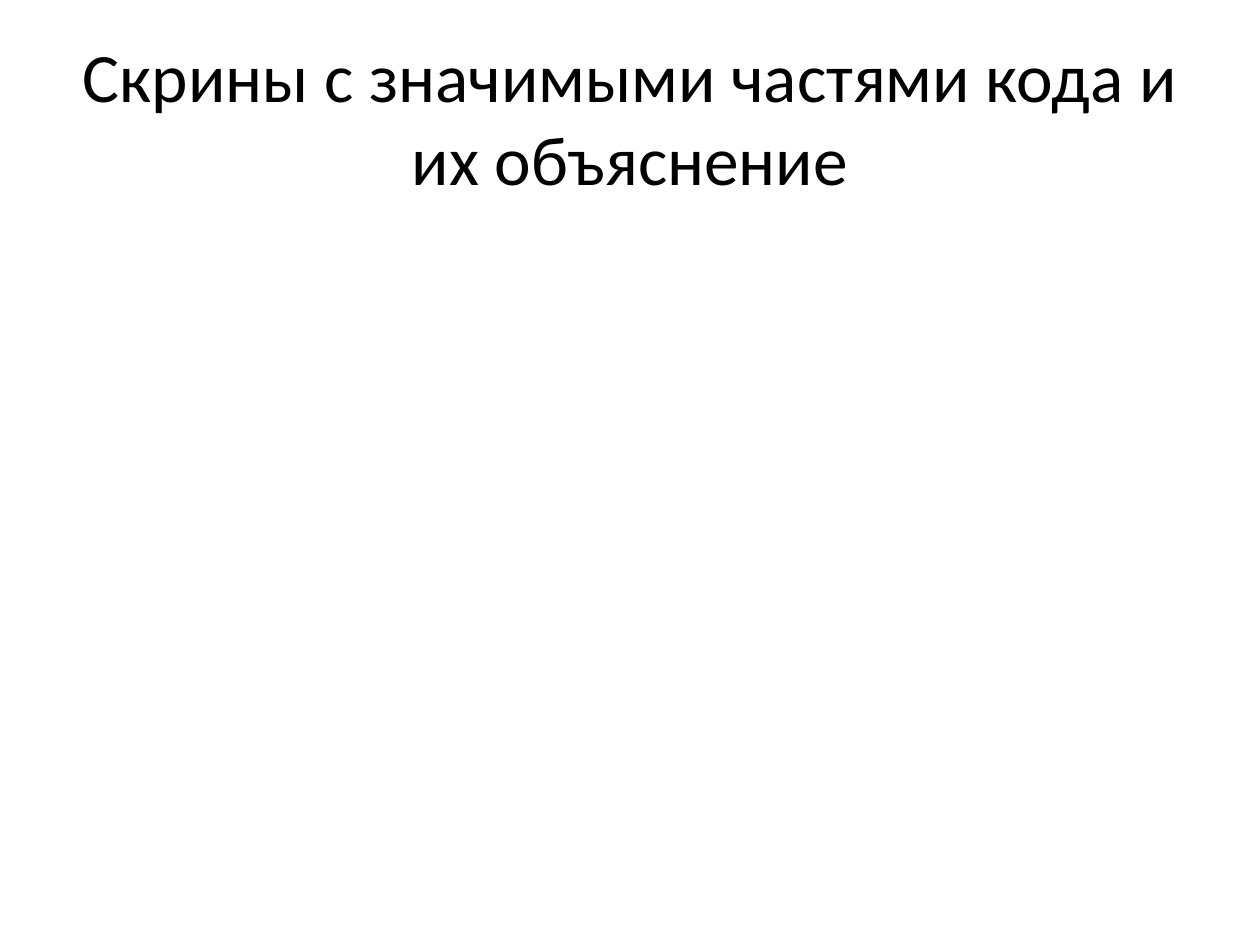
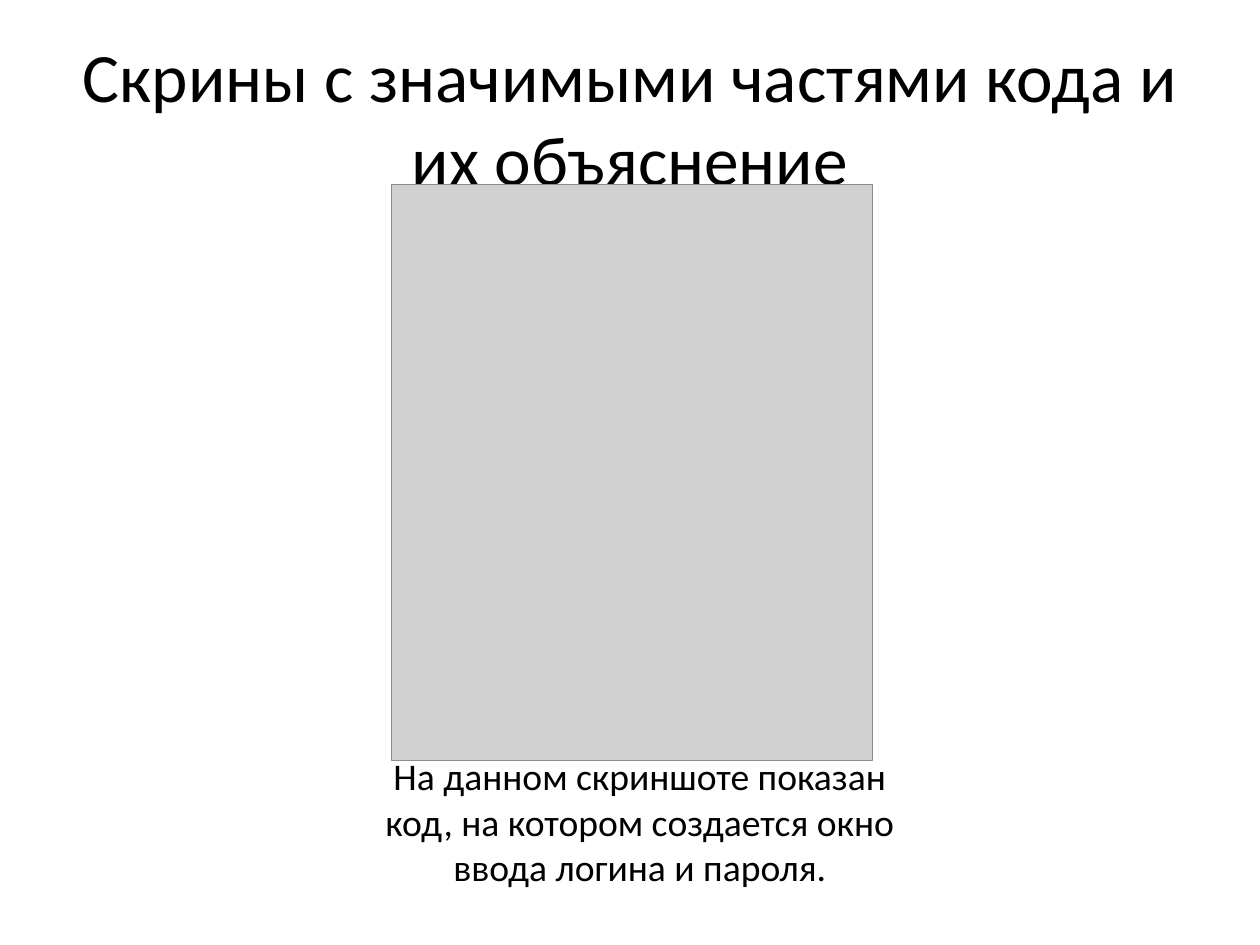
Before and after one commit to EnotikEk/UP_ISP223A, a slide deck: slide 4 of уп.pptx. Drawn at 1260x945 pixels with LibreOffice and Linux fonts; fonts in the diff are those of the drawing; grey boxes stand for pictures. Boxes give left, top, right and bottom in pixels: in the first picture for what was removed or moved away, otherwise in the second. Text is boxed around its words. In the diff, an @@ line names an element or a change of style, - is before the commit and + after.

```diff
--- a/уп.pptx
+++ b/уп.pptx
@@ picture added at [392,185,873,761] @@
@@ text added at [385,759,894,888], 21.4 pt, text #000000 @@
+На данном скриншоте показан код, на котором создается окно ввода логина и пароля.
```
Also in this commit, not shown: 3 other slides changed, 4 slides added.
